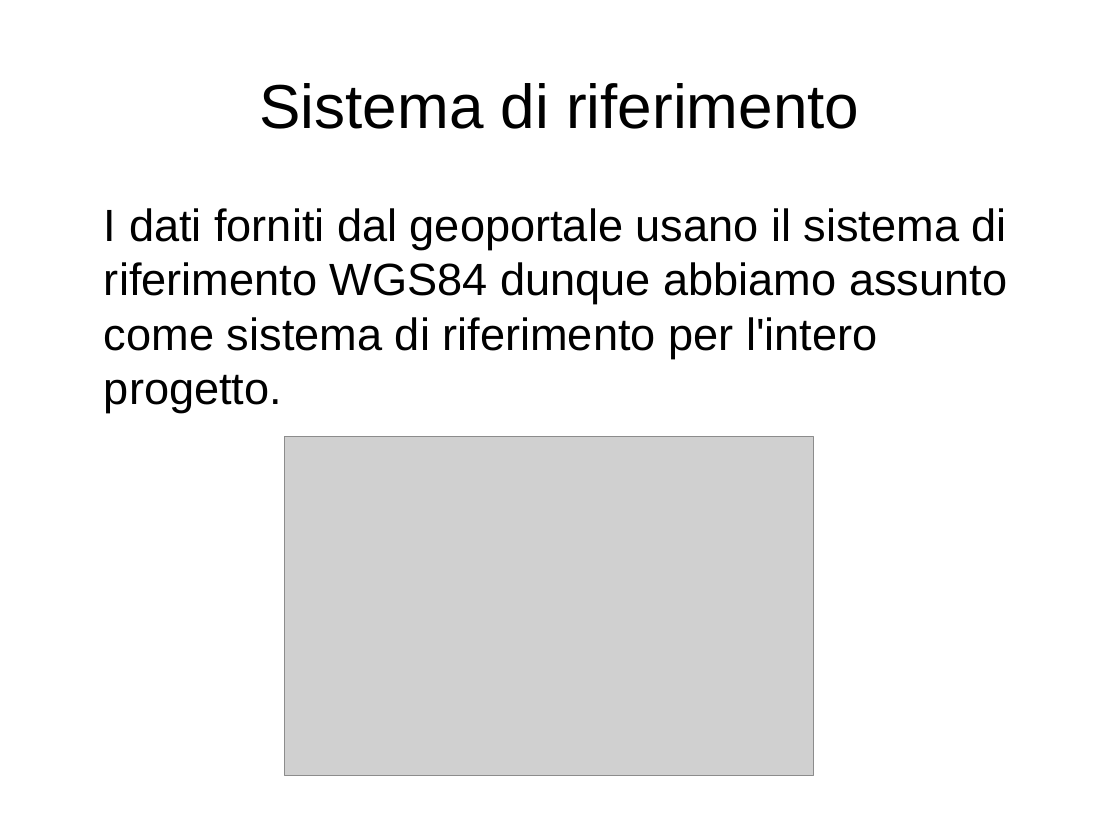
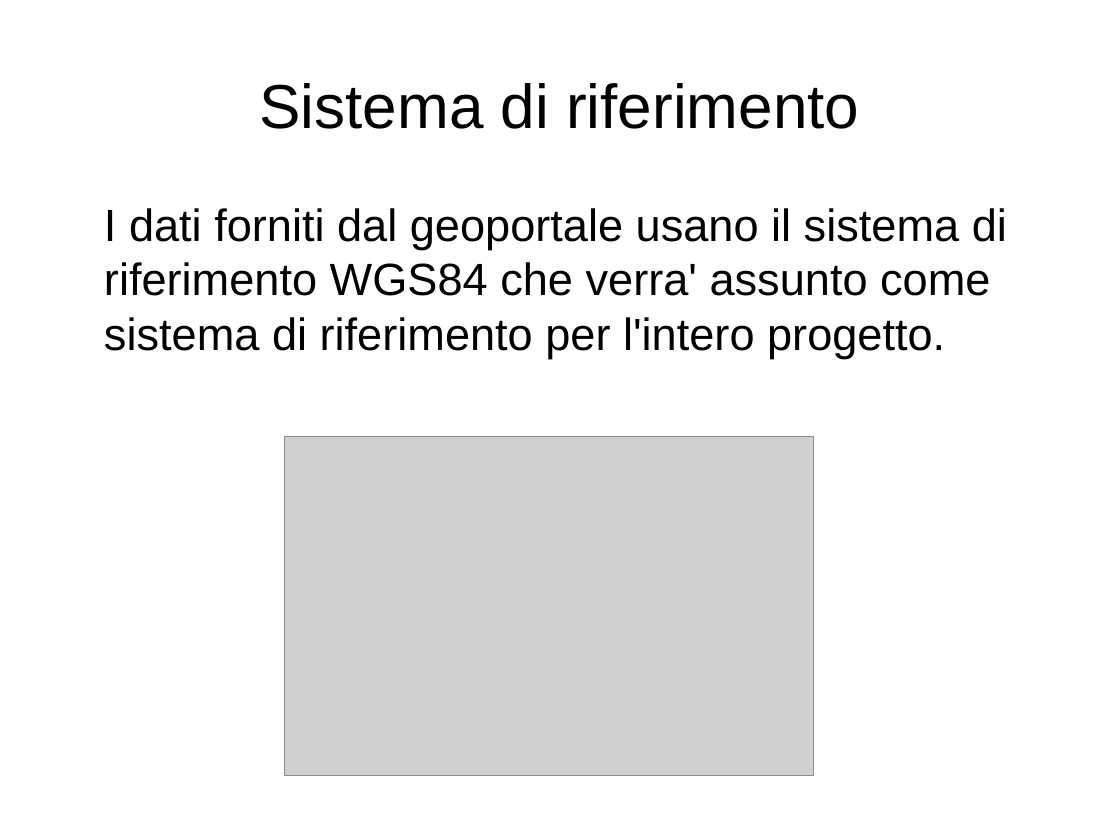
Before and after one commit to MascioSpam/esame_bdt, a slide deck: slide 4 of relazione.odp. Drawn at 1120x840 pixels with LibreOffice and Linux fonts; fonts in the diff are those of the drawing; grey boxes stand for pictures. Boxes give left, top, right and bottom in pixels: in the first picture for what was removed or moved away, otherwise in the second. Text is boxed around its words. In the diff, an @@ line names an element or a change of style, - is before the commit and + after.

```diff
--- a/relazione.odp
+++ b/relazione.odp
@@ text at (104, 208, 1007, 358): text changed @@
-I dati forniti dal geoportale usano il sistema di riferimento WGS84 dunque abbiamo assunto come sistema di riferimento per l'intero progetto.
+I dati forniti dal geoportale usano il sistema di riferimento WGS84 che verra' assunto come sistema di riferimento per l'intero progetto.
```
Also in this commit, not shown: 6 other slides changed, 5 slides added, 4 slides removed, 1 other file.
